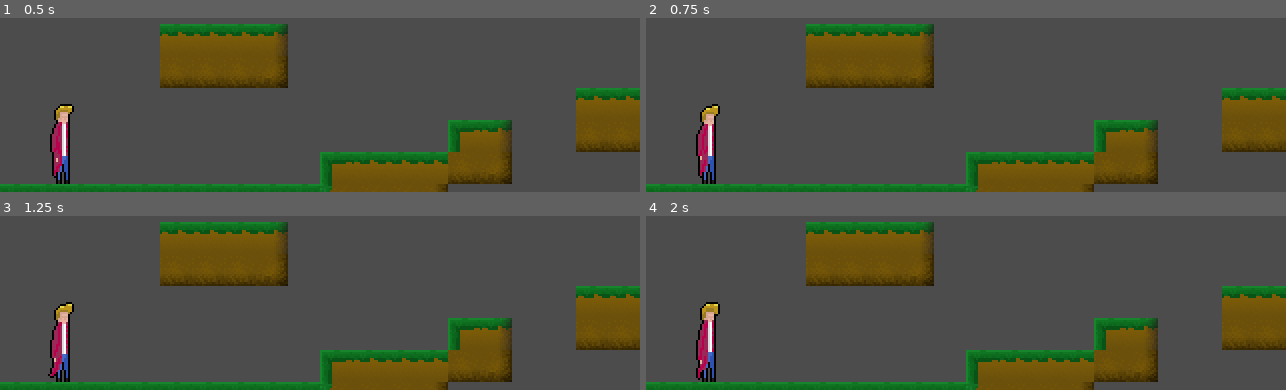
Above: before the commit, frames 1-4 (two rows, left to right).
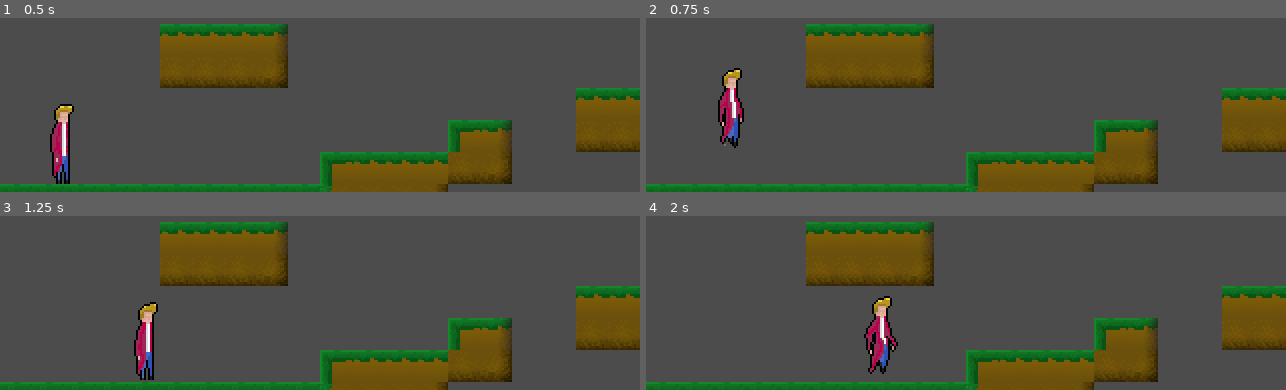
Above: after the commit, the same moments.

Repository: Plannec/project-aimo
Game: Godot game, scene res://StageOne.tscn
Two runs of this game, one before a commit and one after it. Both use one fixed random seed, a clock stepped at 60 frames per second and the inputs below.
Inputs:
- Up to frame 1 (0.5 s): no input
- Up to frame 2 (0.75 s): hold D (ui_right, bound only after the commit) from 0.53 s (still down); tap W (ui_up, bound only after the commit) at 0.6 s
- Up to frame 3 (1.25 s): keep holding D (ui_right, bound only after the commit); tap W (ui_up, bound only after the commit) at 0.77, 1.07 s
- Up to frame 4 (2 s): keep holding D (ui_right, bound only after the commit); tap W (ui_up, bound only after the commit) at 1.35, 1.52, 1.82 s

Frame 1 is identical in both runs. In frame 2, 2.5% of the frame differs, in the area x 7-16%, y 28-96%; in frame 3, 2.4%; in frame 4, 2.7%, in the area x 7-40%, y 45-96%.

Commit message:
made run animation faster

Diff:
--- a/Player.tscn
+++ b/Player.tscn
@@ -28,7 +28,7 @@
 "frames": [ ExtResource( 6 ), ExtResource( 7 ), ExtResource( 8 ), ExtResource( 9 ), ExtResource( 10 ), ExtResource( 11 ) ],
 "loop": true,
 "name": "run",
-"speed": 6.0
+"speed": 10.0
 } ]
 
 [node name="Player" type="KinematicBody2D"]
@@ -50,5 +50,4 @@
 position = Vector2( -1.21067, 0.601201 )
 frames = SubResource( 3 )
 animation = "run"
-frame = 4
 playing = true
--- a/project.godot
+++ b/project.godot
@@ -28,6 +28,34 @@
 window/stretch/mode="2d"
 window/stretch/aspect="keep"
 
+[input]
+
+ui_left={
+"deadzone": 0.5,
+"events": [ Object(InputEventKey,"resource_local_to_scene":false,"resource_name":"","device":0,"alt":false,"shift":false,"control":false,"meta":false,"command":false,"pressed":false,"scancode":65,"unicode":0,"echo":false,"script":null)
+, Object(InputEventJoypadButton,"resource_local_to_scene":false,"resource_name":"","device":0,"button_index":14,"pressure":0.0,"pressed":false,"script":null)
+ ]
+}
+ui_right={
+"deadzone": 0.5,
+"events": [ Object(InputEventKey,"resource_local_to_scene":false,"resource_name":"","device":0,"alt":false,"shift":false,"control":false,"meta":false,"command":false,"pressed":false,"scancode":68,"unicode":0,"echo":false,"script":null)
+, Object(InputEventJoypadButton,"resource_local_to_scene":false,"resource_name":"","device":0,"button_index":15,"pressure":0.0,"pressed":false,"script":null)
+ ]
+}
+ui_up={
+"deadzone": 0.5,
+"events": [ Object(InputEventKey,"resource_local_to_scene":false,"resource_name":"","device":0,"alt":false,"shift":false,"control":false,"meta":false,"command":false,"pressed":false,"scancode":87,"unicode":0,"echo":false,"script":null)
+, Object(InputEventJoypadButton,"resource_local_to_scene":false,"resource_name":"","device":0,"button_index":12,"pressure":0.0,"pressed":false,"script":null)
+, Object(InputEventKey,"resource_local_to_scene":false,"resource_name":"","device":0,"alt":false,"shift":false,"control":false,"meta":false,"command":false,"pressed":false,"scancode":32,"unicode":0,"echo":false,"script":null)
+ ]
+}
+ui_down={
+"deadzone": 0.5,
+"events": [ Object(InputEventKey,"resource_local_to_scene":false,"resource_name":"","device":0,"alt":false,"shift":false,"control":false,"meta":false,"command":false,"pressed":false,"scancode":83,"unicode":0,"echo":false,"script":null)
+, Object(InputEventJoypadButton,"resource_local_to_scene":false,"resource_name":"","device":0,"button_index":13,"pressure":0.0,"pressed":false,"script":null)
+ ]
+}
+
 [rendering]
 
 quality/2d/use_pixel_snap=true
